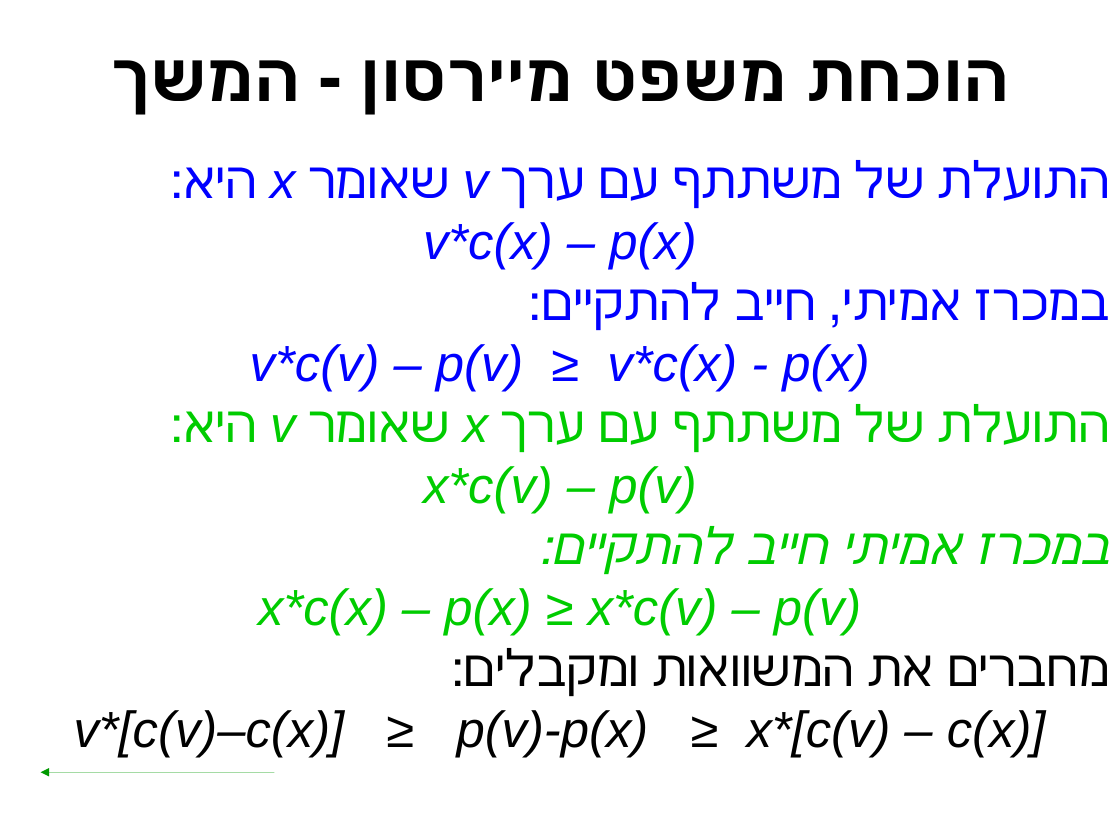
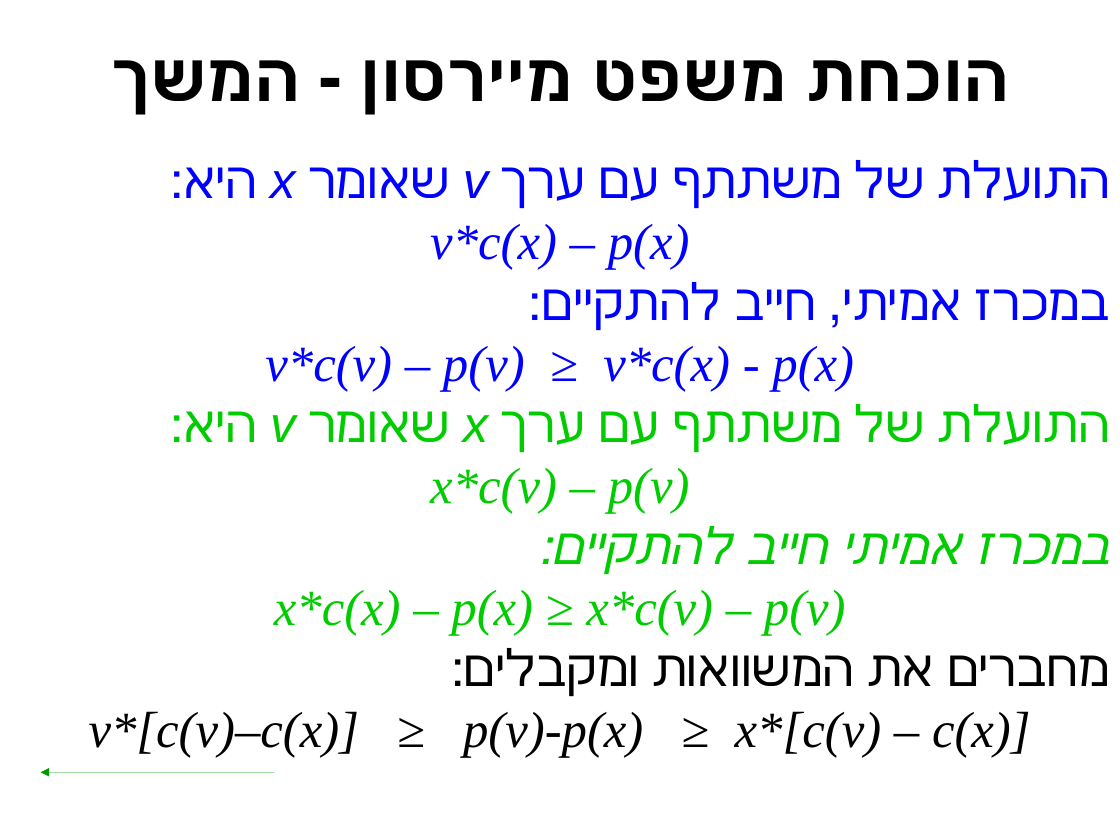
Before and after one commit to erelsgl/ariel-algorithms-5779, a slide deck: slide 12 of 06-algorithmic-mechanisms/slides.odp. Drawn at 1120x840 pixels with LibreOffice and Linux fonts; fonts in the diff are those of the drawing. Boxes give left, top, right and bottom in pixels: in the first picture for what was removed or moved away, otherwise in the second. Text is boxed around its words. In the diff, an @@ line names an element or a change of style, - is before the commit and + after.

```diff
--- a/06-algorithmic-mechanisms/slides.odp
+++ b/06-algorithmic-mechanisms/slides.odp
@@ text at [89,224,1031,757]: font Arial to Times New Roman in "v*c(x) – p(x)", "v*c(v) – p(v) ≥ v*c(x) - p(x)", "x*c(v) – p(v)", "x*c(x) – p(x) ≥ x*c(v) – p(v)" and 1 more places @@
```
Also in this commit, not shown: 3 other slides changed, 7 other files.
